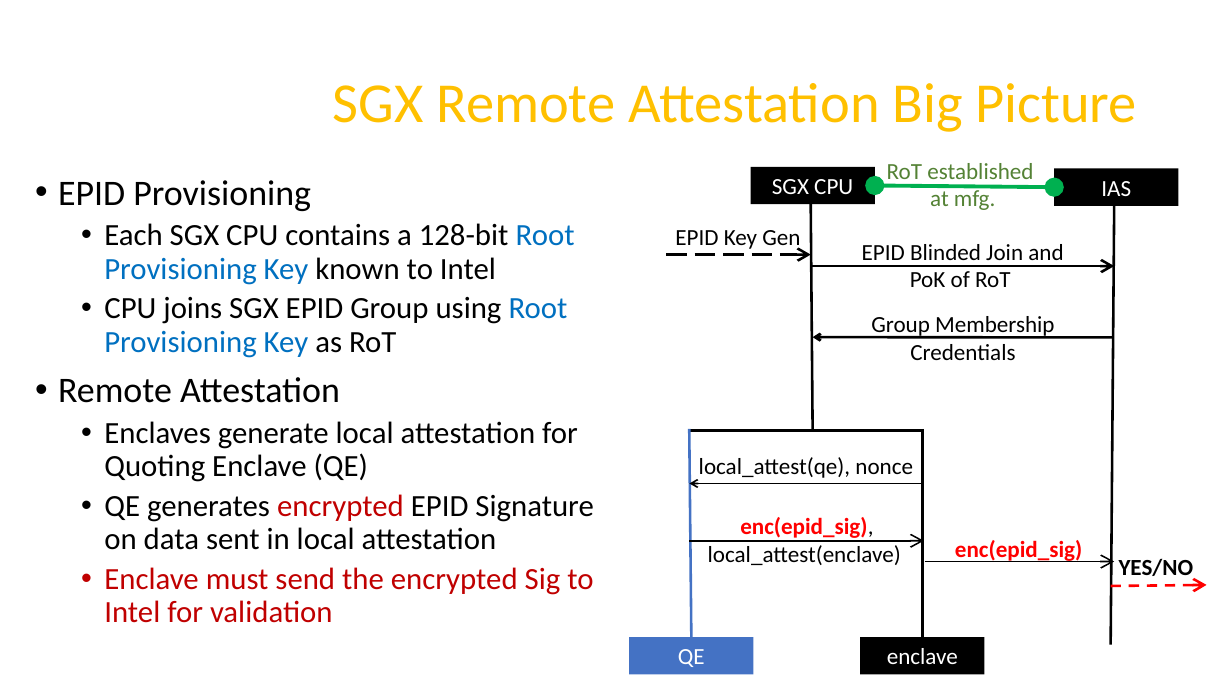
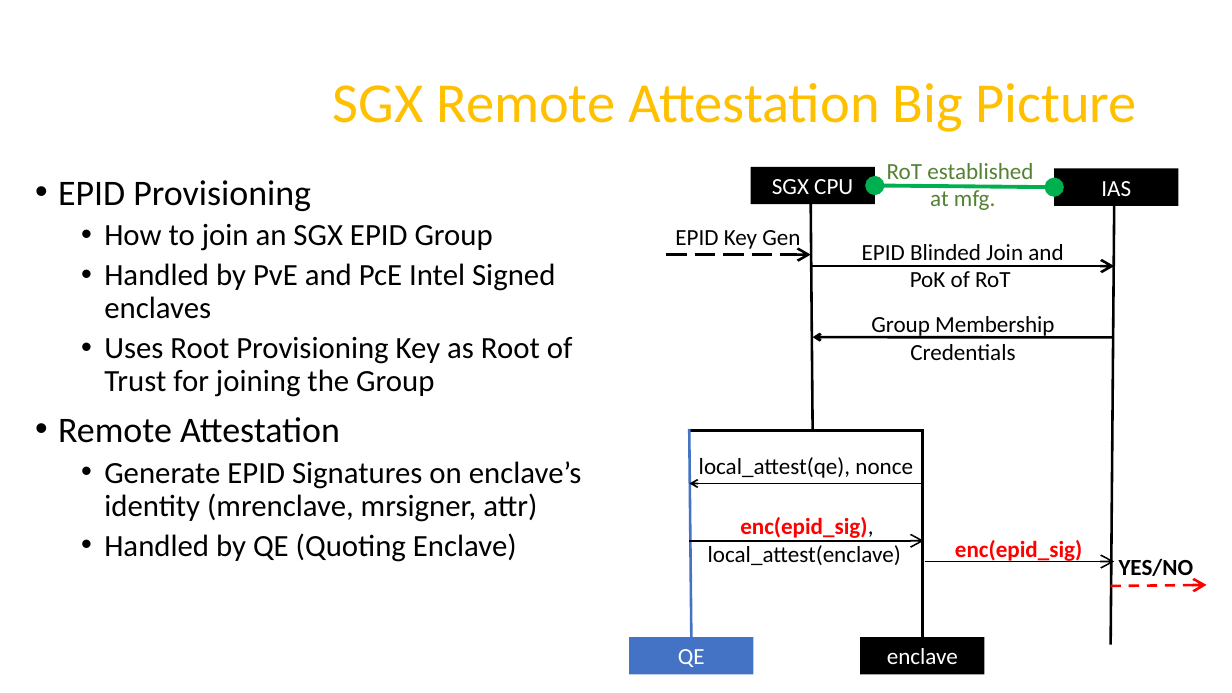
Before and after one commit to axelexic/sgx_remote_attestation_bh_17, a slide deck: slide 14 of presentation/us-17-Swami-SGX-Remote-Attestation-Is-Not-Sufficient.pptx (slide 12 before the commit). Drawn at 1232x693 pixels with LibreOffice and Linux fonts; fonts in the diff are those of the drawing; background and template pictures are left out. Boxes give left, top, right and bottom in pixels: in the first picture for what was removed or moved away, otherwise in the second. Text is boxed around its words. In the diff, an @@ line names an element or a change of style, - is before the commit and + after.

```diff
--- a/presentation/us-17-Swami-SGX-Remote-Attestation-Is-Not-Sufficient.pptx
+++ b/presentation/us-17-Swami-SGX-Remote-Attestation-Is-Not-Sufficient.pptx
@@ text at [104,224,573,397]: text changed @@
-  • Each SGX CPU contains a 128-bit Root Provisioning Key known to Intel
-  • CPU joins SGX EPID Group using Root Provisioning Key as RoT
+  • How to join an SGX EPID Group
+  • Handled by PvE and PcE Intel Signed enclaves
+  • Uses Root Provisioning Key as Root of Trust for joining the Group
@@ text at [104,461,582,562]: text changed @@
-  • Enclaves generate local attestation for Quoting Enclave (QE)
-  • QE generates encrypted EPID Signature on data sent in local attestation
-  • Enclave must send the encrypted Sig to Intel for validation
+  • Generate EPID Signatures on enclave’s identity (mrenclave, mrsigner, attr)
+  • Handled by QE (Quoting Enclave)
```
Also in this commit, not shown: 12 other slides changed, 4 slides added, 2 slides removed, 3 other files.
